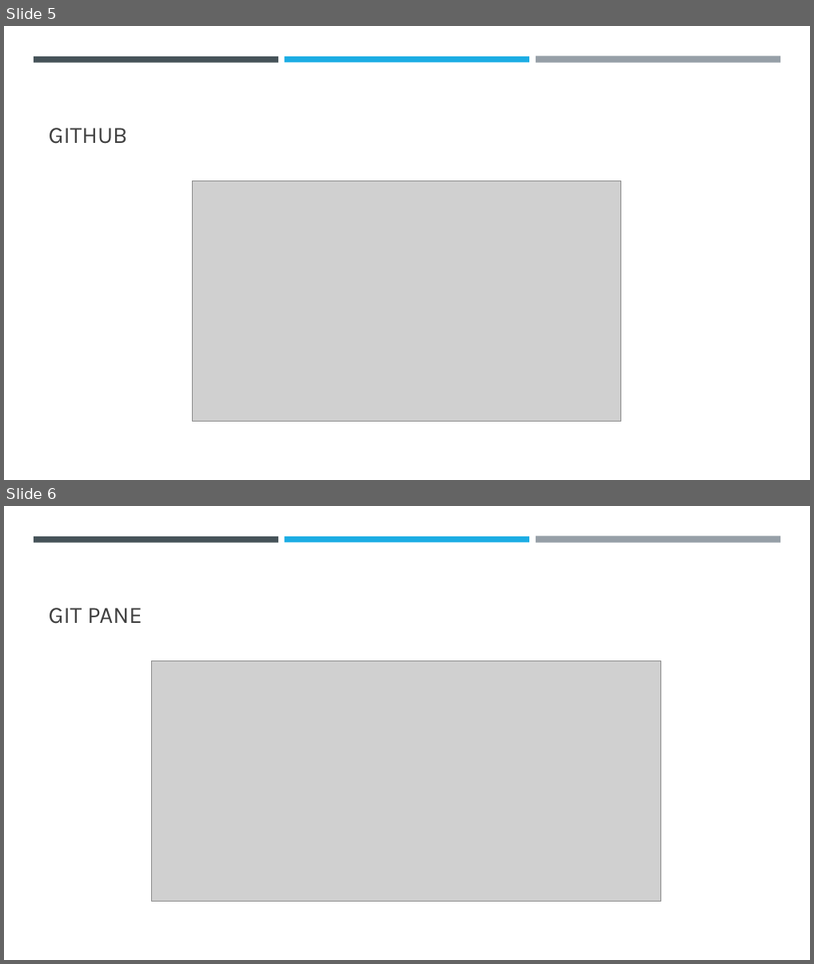
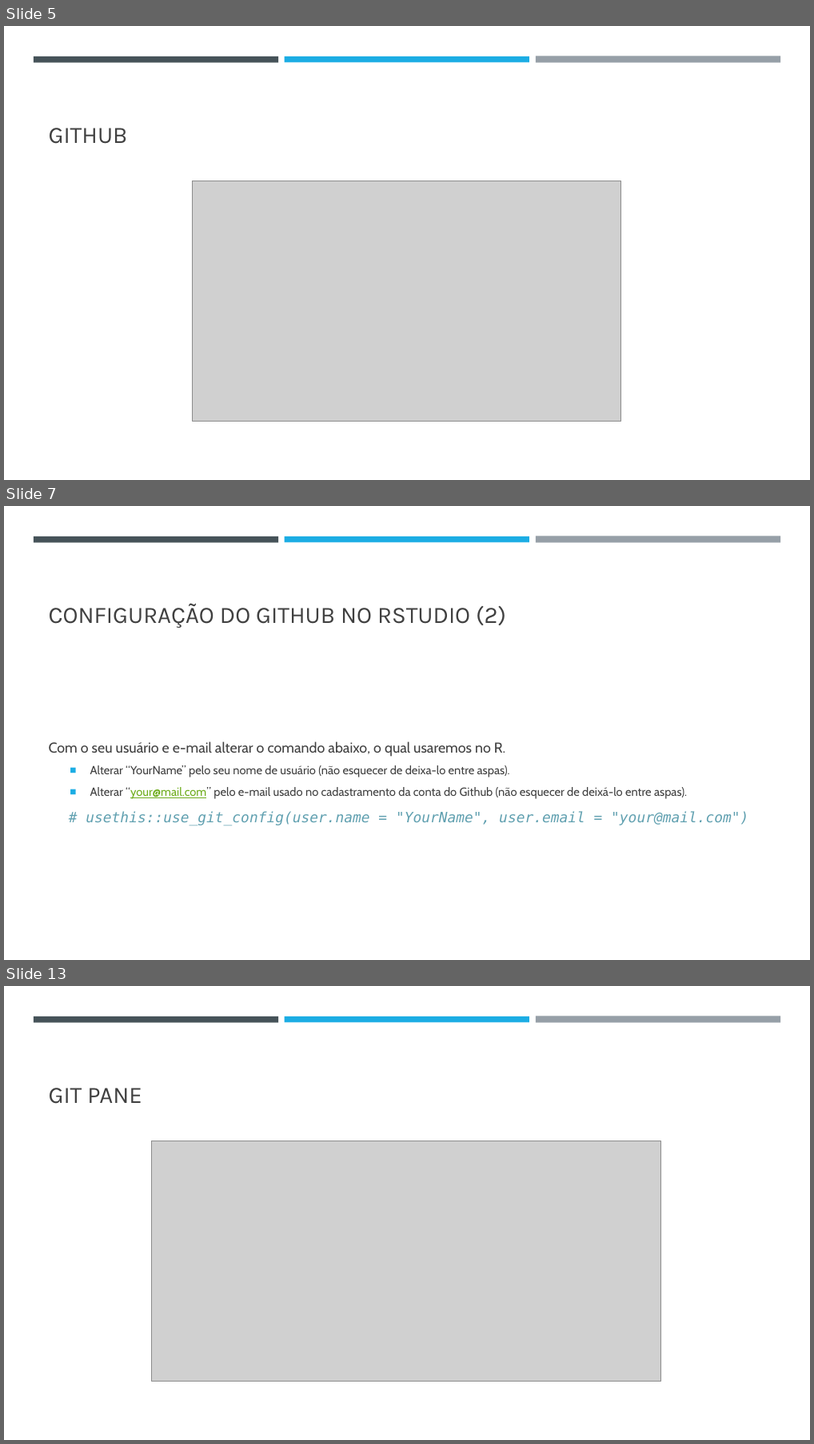
Before and after one commit to dgi-workshops/slides_programacao, a slide deck: slides_final/slide3.pptx. Shown one above the other, each under a label of ours: slides 5 and 6 before the commit, slides 5, 7 and 13 after it; the slides between them are not shown. The pictures are 814x964 and 814x1444 pixels, drawn with LibreOffice and Linux fonts; fonts in the diff are those of the drawing; grey boxes stand for pictures. Boxes give left, top, right and bottom in pixels: in the first picture for what was removed or moved away, otherwise in the second. Text is boxed around its words. In the diff, an @@ line names an element or a change of style, - is before the commit and + after.

```diff
--- a/slides_final/slide3.pptx
+++ b/slides_final/slide3.pptx
@@ slide 7 added at bbox=[4, 506, 810, 960], background #FFFFFF; not listed: 3 template elements that a slide beside it also shows @@
@@ title added at bbox=[49, 603, 506, 628], 28 pt, text #404040 @@
+CONFIGURAÇÃO DO GITHUB NO RSTUDIO (2)
@@ text added at bbox=[49, 741, 749, 825], 14 pt, text #404040 @@
+Com o seu usuário e e-mail alterar o comando abaixo, o qual usaremos no R.
+  ■ Alterar “YourName” pelo seu nome de usuário (não esquecer de deixa-lo entre aspas).
+  ■ Alterar “your@mail.com” pelo e-mail usado no cadastramento da conta do Github (não esquecer de deixá-lo entre aspas).
+# usethis::use_git_config(user.name = "YourName", user.email = "your@mail.com")
@@ what was slide 6 is now slide 13 @@
```
Also in this commit, not shown: 1 slide changed, 6 other slides added, 3 other files.
